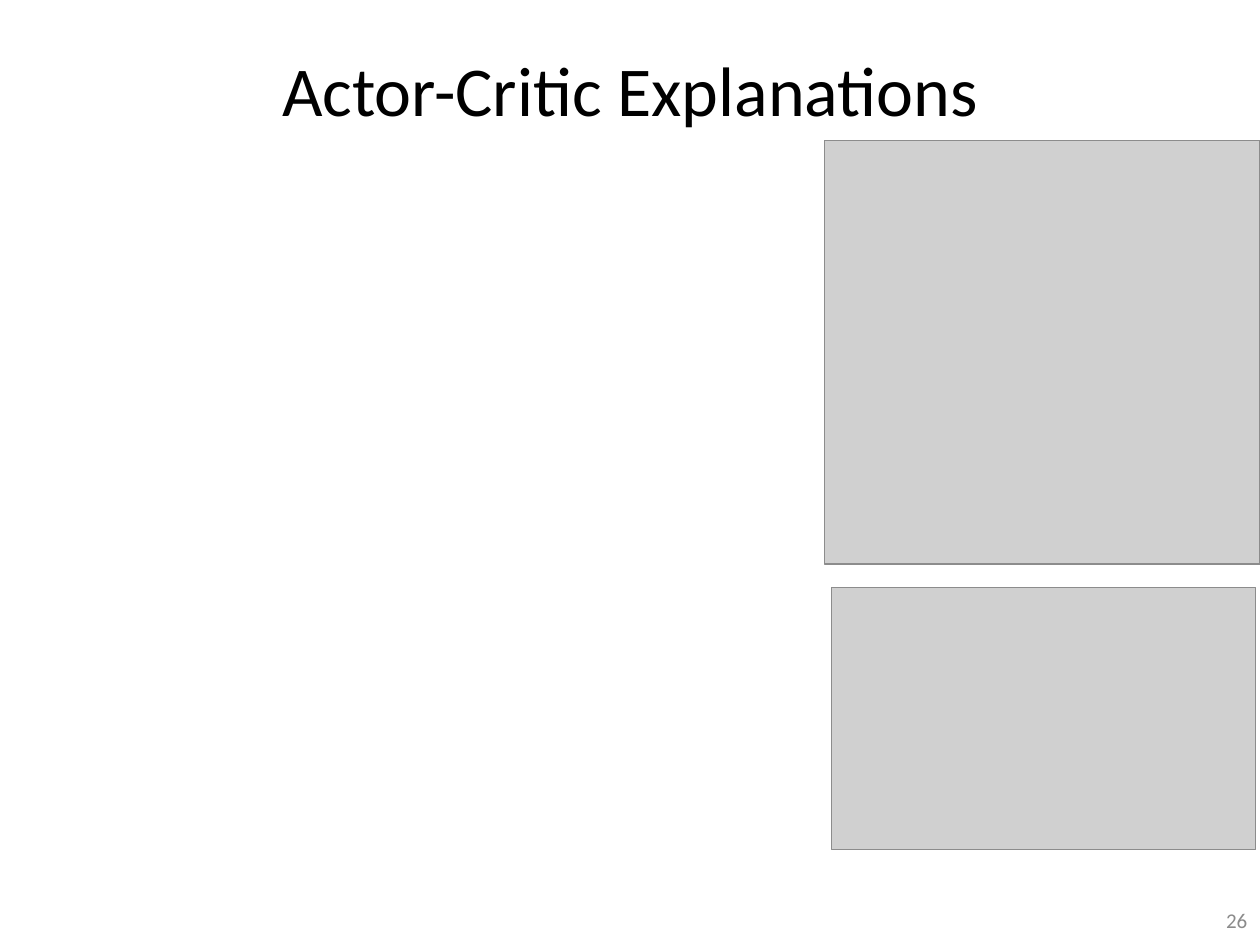
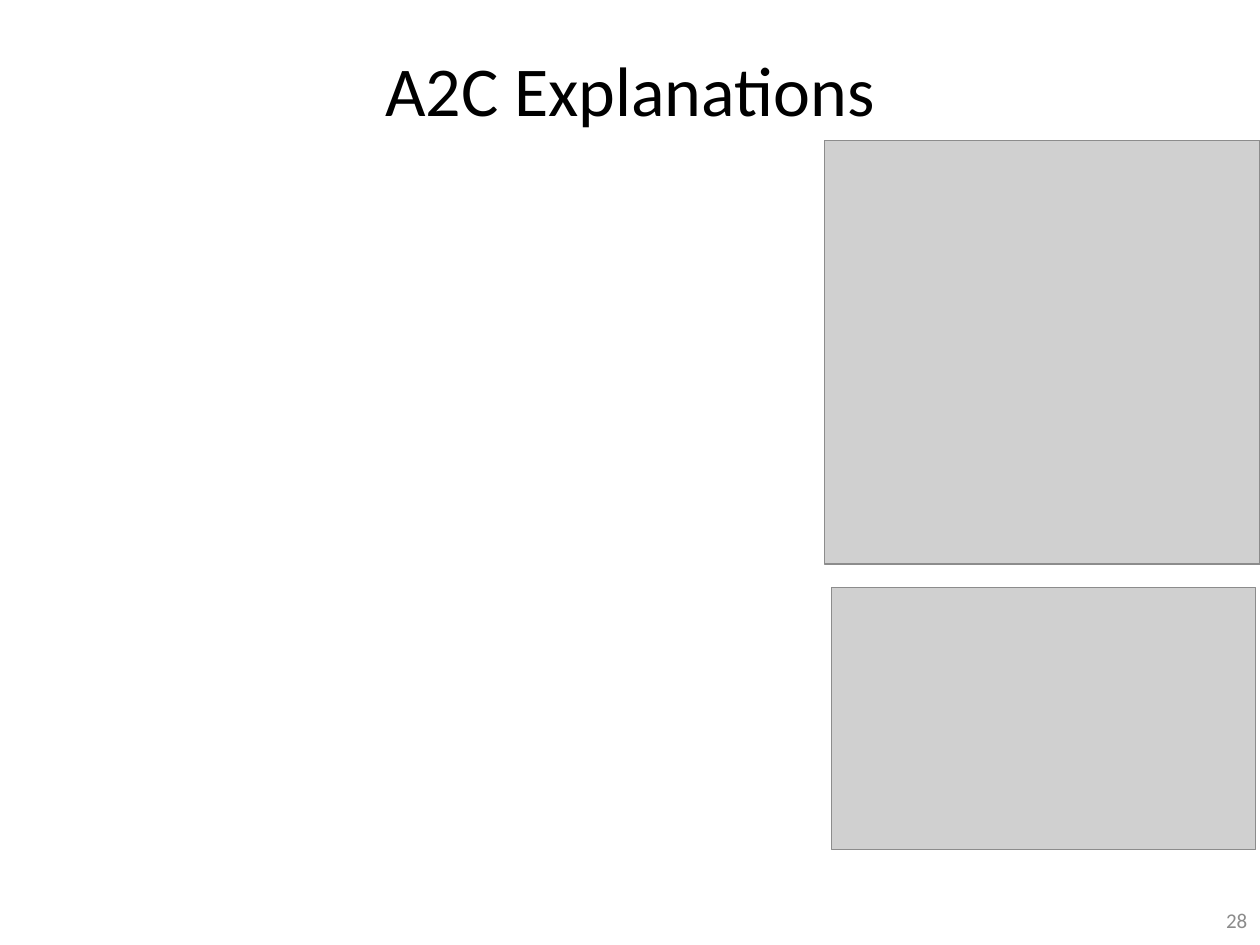
Before and after one commit to guzonghua/saav, a slide deck: slide 28 of PPTs/L7.3 Policy-based RL.pptx (slide 26 before the commit). Drawn at 1260x945 pixels with LibreOffice and Linux fonts; fonts in the diff are those of the drawing; grey boxes stand for pictures. Boxes give left, top, right and bottom in pixels: in the first picture for what was removed or moved away, otherwise in the second. Text is boxed around its words. In the diff, an @@ line names an element or a change of style, - is before the commit and + after.

```diff
--- a/PPTs/L7.3 Policy-based RL.pptx
+++ b/PPTs/L7.3 Policy-based RL.pptx
@@ title at (385, 67, 874, 128): text changed @@
-Actor-Critic Explanations
+A2C Explanations
@@ page number at (1226, 914, 1247, 928): text changed @@
-26
+28
```
Also in this commit, not shown: 5 other slides changed, 3 slides added, 6 other files.
